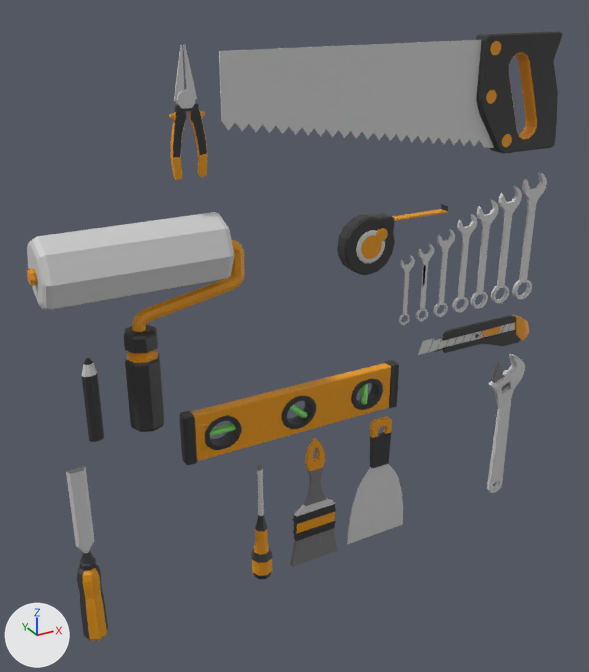
The FBX model Assets/Resources/Models/Location/Garage/tools_3.fbx as it was, and as the next commit left it.
Camera for both pictures: a 50 mm lens placed at (-11.6, -19.5, 18.3), pointed at (-0.6, 0.4, 8.3). The axes (+X, +Y, +Z) are drawn at lower left. The lights are the same throughout. Where no turn or scale is listed for an object, it has been applied to the vertices.

In view in the first picture: 'adjustable wrench', 'brush', 'building level', 'construction spatula', 'file1', 'paint roller', 'pencil2', 'pliers3', 'roulette', 'saw', 'screwdriver3', 'stationery knife'.
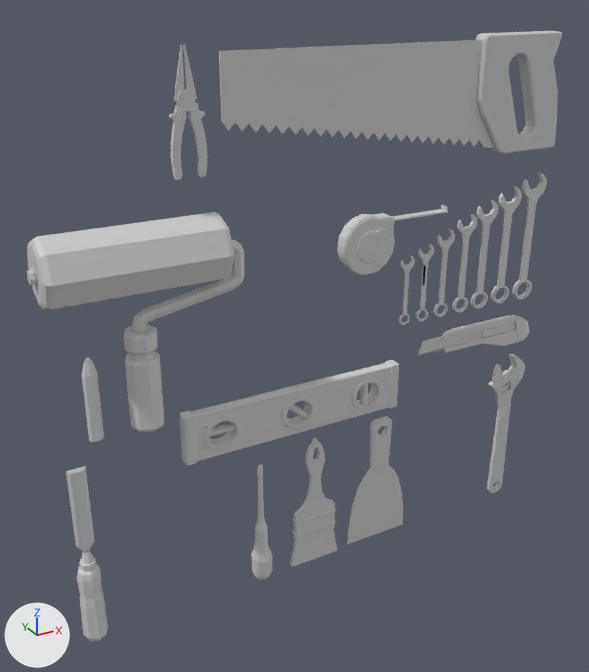
What differs and where, as boxes (x1, y1, x2, y2) in the pictures (589 x 672 px):
part 1 of me_plane_003, recoloured (black to grey)
    both: (476, 31, 562, 154)
part 2 of me_plane_003, recoloured
    both: (486, 41, 537, 147)
part 3 of me_cylinder_009, recoloured (black to grey)
    both: (251, 515, 273, 579)
part 4 of me_cylinder_009, recoloured
    both: (252, 529, 272, 576)
part 5 of me_cylinder_011, recoloured (black to grey)
    both: (82, 358, 104, 442)
part 6 of me_cube_009, recoloured (black to grey)
    both: (180, 360, 399, 465)
part 7 of me_cube_009, recoloured
    both: (191, 363, 391, 461)
part 8 of me_cube_009, recoloured (green to grey)
    both: (210, 384, 368, 437)
part 9 of me_plane, recoloured
    both: (428, 323, 512, 352)
part 10 of me_plane, recoloured (black to grey)
    both: (442, 315, 521, 353)
part 11 of me_plane, recoloured
    both: (483, 315, 529, 341)
part 12 of me_cylinder_017, recoloured (black to grey)
    both: (124, 324, 164, 432)
part 13 of me_cylinder_017, recoloured
    both: (27, 240, 245, 363)
part 14 of me_cube_001, recoloured (black to grey)
    both: (370, 432, 391, 468)
part 15 of me_cube_001, recoloured
    both: (370, 416, 392, 438)
part 16 of me_cube_020, recoloured (black to grey)
    both: (173, 103, 207, 157)
part 17 of me_cube_020, recoloured
    both: (169, 110, 207, 180)
part 18 of me_plane_005, recoloured
    both: (290, 468, 337, 567)
part 19 of me_plane_005, recoloured (black to grey)
    both: (292, 504, 336, 541)
part 20 of me_plane_005, recoloured
    both: (296, 438, 335, 534)
part 21 of me_cylinder, recoloured (black to grey)
    both: (337, 204, 448, 275)
part 22 of me_cylinder, recoloured
    both: (361, 209, 448, 259)
part 23 of me_cylinder_001, recoloured
    both: (66, 466, 85, 474)
part 24 of me_cylinder_001, recoloured (black to grey)
    both: (77, 551, 108, 641)

Patch to the scene script:
```diff
--- a/Assets/Resources/Models/Location/Garage/tools_3.fbx.py
+++ b/Assets/Resources/Models/Location/Garage/tools_3.fbx.py
@@ me_cube_009 @@
 me_cube_009.from_pydata(...)  # 895 vertices, 929 faces; spans x -3.76..3.76, y -0.23..0.23, z -0.79..0.79
+# me_cube_009 part 6: all 558 faces that had it switch from mat_material_001 (black #323232) to mat_material (its picture is missing)
+# me_cube_009 part 7: all 56 faces that had it switch from mat_material_002 (orange #e79800) to mat_material (its picture is missing)
+# me_cube_009 part 8: all 227 faces that had it switch from mat_material_004 (green #87e772) to mat_material (its picture is missing)
@@ me_cylinder_011 @@
 me_cylinder_011.from_pydata(...)  # 37 vertices, 34 faces; spans x -0.21..0.21, y -0.13..0.13, z -1.7..0.74
+# me_cylinder_011 part 5: all 18 faces that had it switch from mat_material_001 (black #323232) to mat_material (its picture is missing)
@@ me_plane @@
 me_plane.from_pydata(...)  # 466 vertices, 414 faces; spans x -0.69..4.19, y -0.11..0.12, z -0.7..0.4
+# me_plane part 9: all 55 faces that had it switch from mat_material_003 (grey #757575) to mat_material (its picture is missing)
+# me_plane part 10: all 230 faces that had it switch from mat_material_001 (black #323232) to mat_material (its picture is missing)
+# me_plane part 11: all 38 faces that had it switch from mat_material_002 (orange #e79800) to mat_material (its picture is missing)
@@ me_cylinder_017 @@
 me_cylinder_017.from_pydata(...)  # 303 vertices, 292 faces; spans x -2.63..3.12, y -0.96..0.96, z -4.86..0.96
+# me_cylinder_017 part 12: all 56 faces that had it switch from mat_material_001 (black #323232) to mat_material (its picture is missing)
+# me_cylinder_017 part 13: all 172 faces that had it switch from mat_material_002 (orange #e79800) to mat_material (its picture is missing)
@@ me_plane_003 @@
 me_plane_003.from_pydata(...)  # 498 vertices, 442 faces; spans x -10.28..1.32, y -0.25..0.25, z -2.0..1.52
+# me_plane_003 part 1: all 169 faces that had it switch from mat_material_001 (black #323232) to mat_material (its picture is missing)
+# me_plane_003 part 2: all 60 faces that had it switch from mat_material_002 (orange #e79800) to mat_material (its picture is missing)
@@ me_cube_020 @@
 me_cube_020.from_pydata(...)  # 341 vertices, 370 faces; spans x -0.48..0.48, y -0.07..0.07, z -1.37..1.87
+# me_cube_020 part 16: all 96 faces that had it switch from mat_material_001 (black #323232) to mat_material (its picture is missing)
+# me_cube_020 part 17: all 229 faces that had it switch from mat_material_002 (orange #e79800) to mat_material (its picture is missing)
@@ me_cylinder_001 @@
 me_cylinder_001.from_pydata(...)  # 148 vertices, 134 faces; spans x -0.37..0.37, y -0.37..0.37, z -0.94..4.97
+# me_cylinder_001 part 23: all 2 faces that had it switch from mat_material_003 (grey #757575) to mat_material (its picture is missing)
+# me_cylinder_001 part 24: all 87 faces that had it switch from mat_material_001 (black #323232) to mat_material (its picture is missing)
+# me_cylinder_001 part 25: all 28 faces that had it switch from mat_material_002 (orange #e79800) to mat_material (its picture is missing)
@@ me_cube_001 @@
 me_cube_001.from_pydata(...)  # 208 vertices, 203 faces; spans x -1.2..1.17, y -0.1..0.1, z -3.27..1.43
+# me_cube_001 part 14: all 62 faces that had it switch from mat_material_001 (black #323232) to mat_material (its picture is missing)
+# me_cube_001 part 15: all 94 faces that had it switch from mat_material_002 (orange #e79800) to mat_material (its picture is missing)
@@ me_plane_005 @@
 me_plane_005.from_pydata(...)  # 245 vertices, 238 faces; spans x -0.89..0.89, y -0.14..0.14, z -1.42..3.27
+# me_plane_005 part 18: all 102 faces that had it switch from mat_material_003 (grey #757575) to mat_material (its picture is missing)
+# me_plane_005 part 19: all 89 faces that had it switch from mat_material_001 (black #323232) to mat_material (its picture is missing)
+# me_plane_005 part 20: all 33 faces that had it switch from mat_material_002 (orange #e79800) to mat_material (its picture is missing)
@@ me_cylinder @@
 me_cylinder.from_pydata(...)  # 296 vertices, 286 faces; spans x -0.88..2.89, y -0.34..0.29, z -0.88..0.9
+# me_cylinder part 21: all 178 faces that had it switch from mat_material_001 (black #323232) to mat_material (its picture is missing)
+# me_cylinder part 22: all 41 faces that had it switch from mat_material_002 (orange #e79800) to mat_material (its picture is missing)
@@ me_cylinder_009 @@
 me_cylinder_009.from_pydata(...)  # 173 vertices, 161 faces; spans x -0.37..0.37, y -0.37..0.37, z -1.83..2.48
-me_cylinder_009.materials.append(mat_material_003)  # grey #757575
+# me_cylinder_009 part 3: all 49 faces that had it switch from mat_material_001 (black #323232) to mat_material (its picture is missing)
+# me_cylinder_009 part 4: all 80 faces that had it switch from mat_material_002 (orange #e79800) to mat_material (its picture is missing)
```
